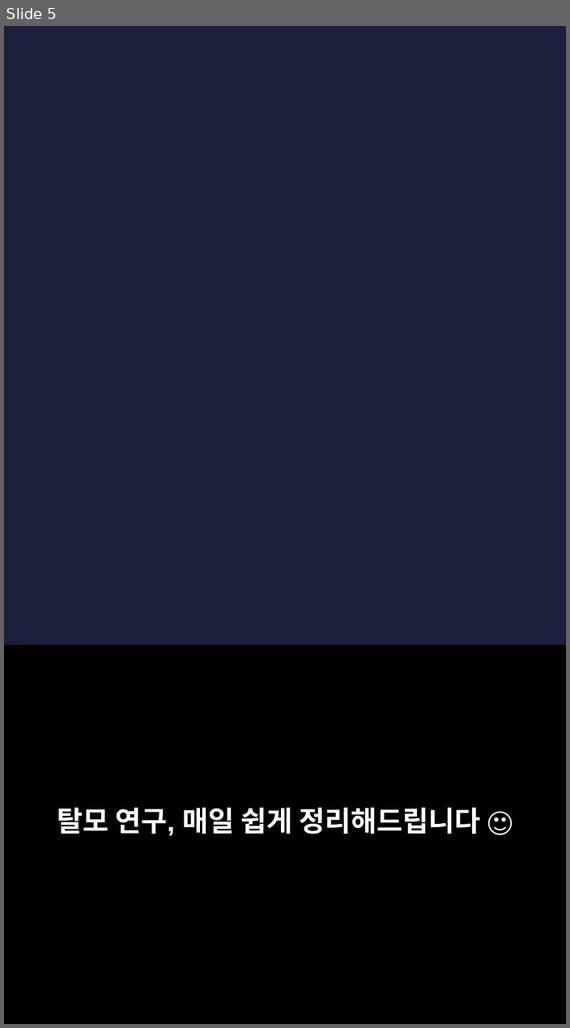
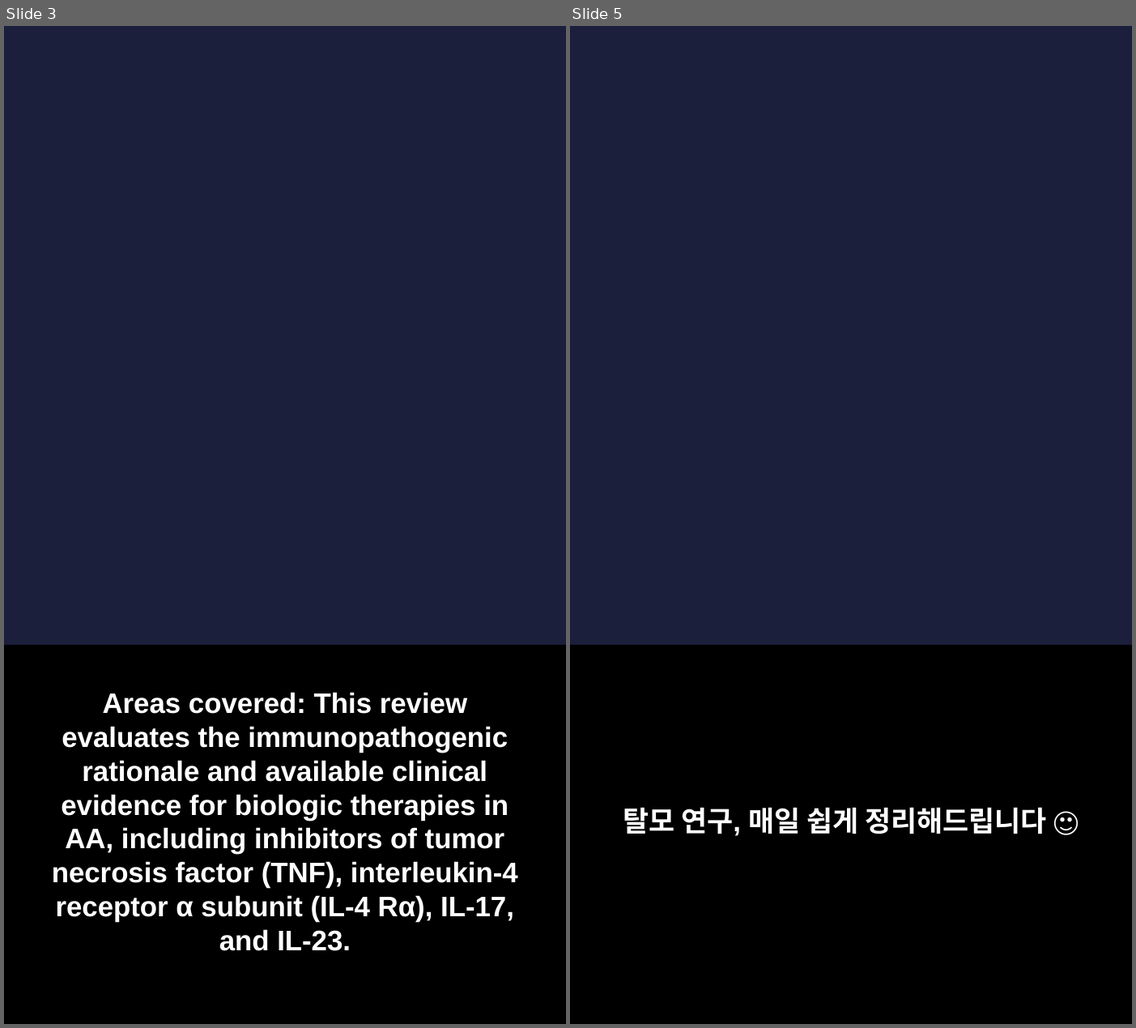
Before and after one commit to hyokang2010-BJ-ANTH/product-builder-test, a slide deck: pwa/data/latest/slides.pptx. Shown side by side, each under a label of ours: slide 5 before the commit, slides 3 and 5 after it; the slides between them are not shown. The pictures are 570x1028 and 1136x1028 pixels, drawn with LibreOffice and Linux fonts; fonts in the diff are those of the drawing; background and template pictures are left out. Boxes give left, top, right and bottom in pixels: in the first picture for what was removed or moved away, otherwise in the second. Text is boxed around its words. In the diff, an @@ line names an element or a change of style, - is before the commit and + after.

```diff
--- a/pwa/data/latest/slides.pptx
+++ b/pwa/data/latest/slides.pptx
@@ slide 3 added at (4,26,566,1024), background picture (left out) @@
@@ rectangle added at (4,646,566,1024), fill #000000 @@
@@ text added at (52,692,518,951), 22 pt, text #FFFFFF, bold @@
+Areas covered: This review evaluates the immunopathogenic rationale and available clinical evidence for biologic therapies in AA, including inhibitors of tumor necrosis factor (TNF), interleukin-4 receptor α subunit (IL-4 Rα), IL-17, and IL-23.
```
Also in this commit, not shown: 2 slides changed, 3 other slides added, 5 slides removed, 26 other files.
